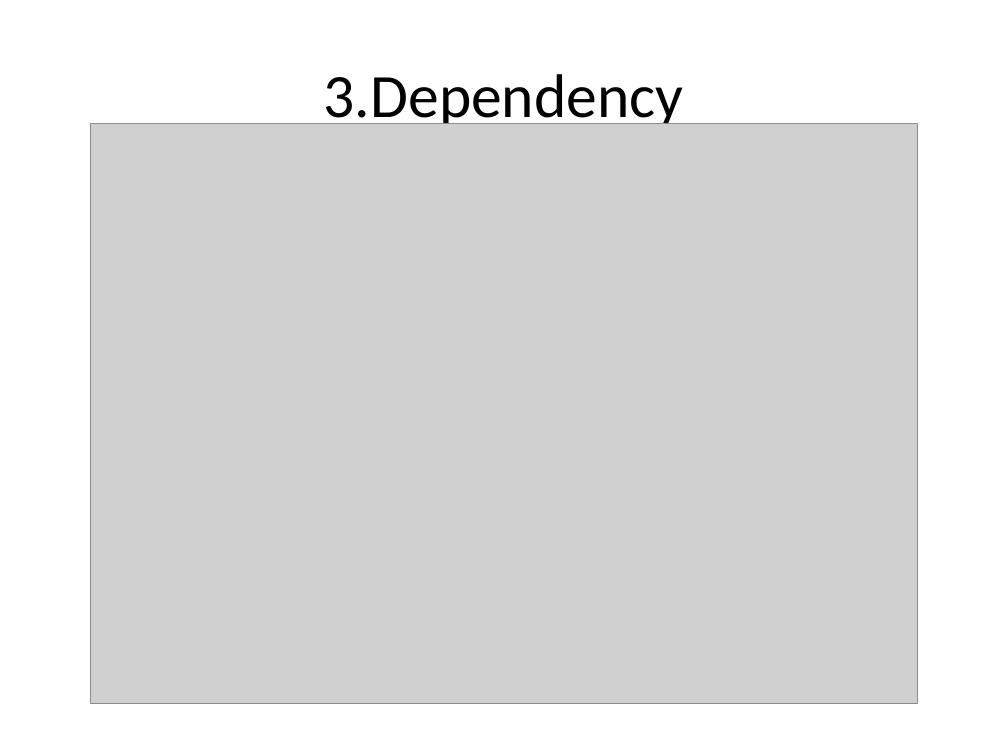
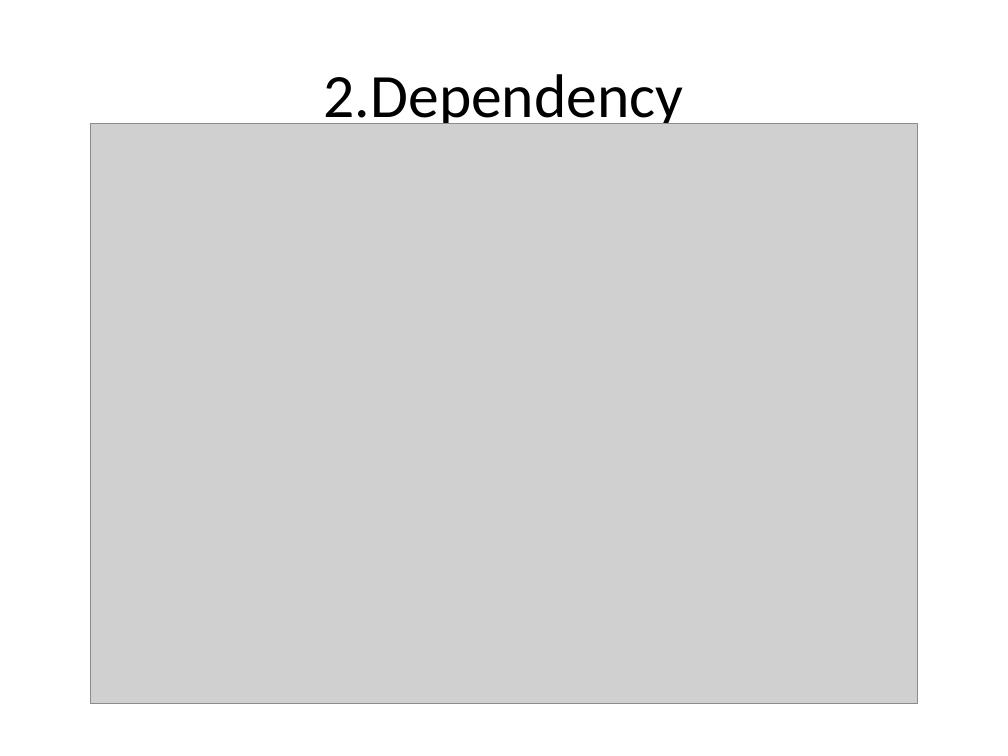
Before and after one commit to MUNIESWARAN/workfiles, a slide deck: slide 9 of 12 Factor Java by Munieswaran.pptx. Drawn at 1008x756 pixels with LibreOffice and Linux fonts; fonts in the diff are those of the drawing; grey boxes stand for pictures. Boxes give left, top, right and bottom in pixels: in the first picture for what was removed or moved away, otherwise in the second. Text is boxed around its words. In the diff, an @@ line names an element or a change of style, - is before the commit and + after.

```diff
--- a/12 Factor Java by Munieswaran.pptx
+++ b/12 Factor Java by Munieswaran.pptx
@@ title at <box>324,74,684,132</box>: text changed @@
-3.Dependency
+2.Dependency
```
Also in this commit, not shown: 1 other slide changed, 2 slides added, 1 slide removed, 20 other files.
